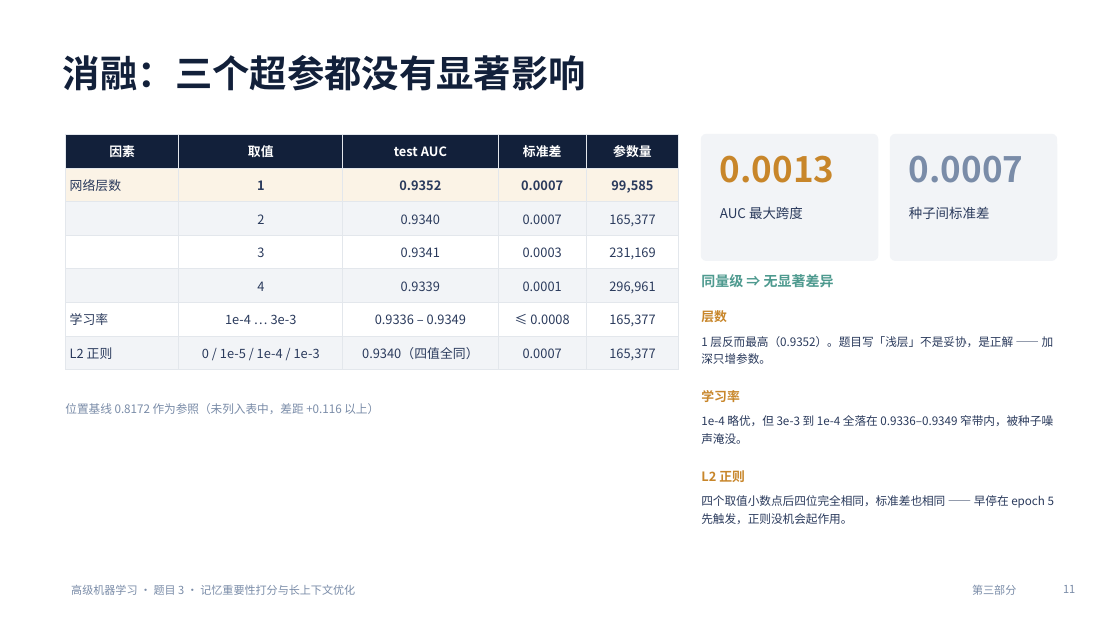
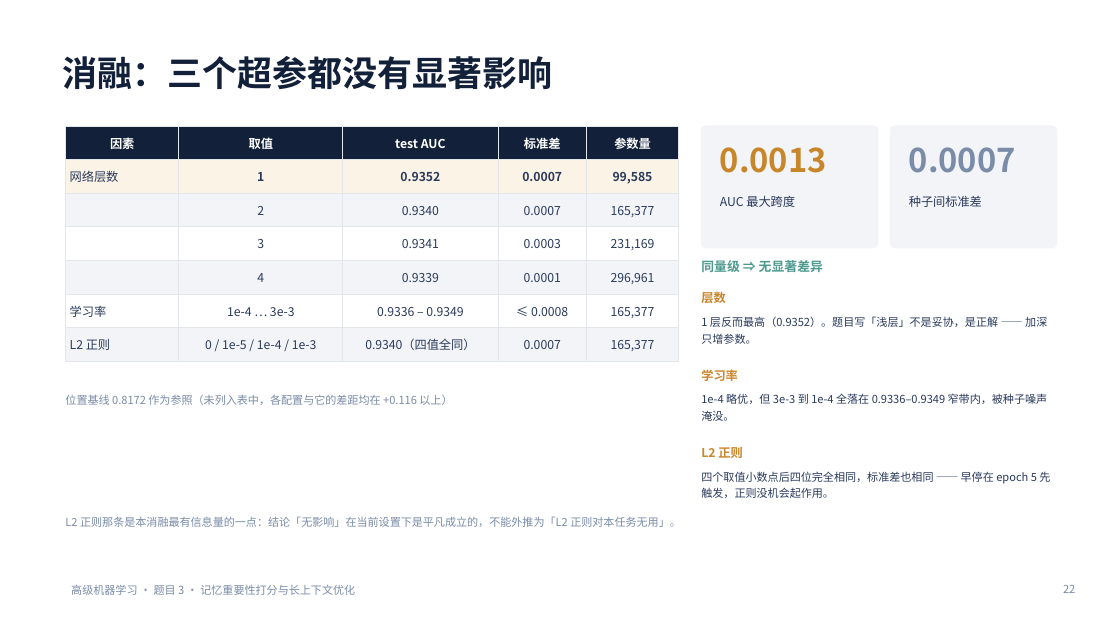
Before and after one commit to MinamiFi/machine_learning_homework, a slide deck: slide 22 of exp/slides/题目三_记忆打分_汇报.pptx (slide 11 before the commit). Drawn at 1120x630 pixels with LibreOffice and Linux fonts; fonts in the diff are those of the drawing. Boxes give left, top, right and bottom in pixels: in the first picture for what was removed or moved away, otherwise in the second. Text is boxed around its words. In the diff, an @@ line names an element or a change of style, - is before the commit and + after.

```diff
--- a/exp/slides/题目三_记忆打分_汇报.pptx
+++ b/exp/slides/题目三_记忆打分_汇报.pptx
@@ title "消融：三个超参都没有显著影响" at (63,56,553,89): size 32 to 30 pt @@
@@ table at (66,126,679,355) @@
@@ size 11 to 10.5 pt @@
@@ rounded rectangle: place and size @@
-rounded rectangle at (702,134,878,260)
+rounded rectangle at (702,126,878,248)
@@ rounded rectangle at (702,126,878,248): proportions changed @@
@@ text "0.0013" at (720,147,827,173): size 30 to 28 pt @@
@@ rounded rectangle at (891,126,1057,248): proportions changed @@
@@ rounded rectangle: place and size @@
-rounded rectangle at (891,134,1057,260)
+rounded rectangle at (891,126,1057,248)
@@ text "0.0007" at (909,147,1016,173): size 30 to 28 pt @@
@@ text "AUC 最大跨度" at (720,195,795,207): size 11.5 to 10.5 pt; line spacing 1.2 to 1.22 @@
@@ 4 texts, 1 table: place and size @@
-4 texts, 1 table at (66,134,1024,364)
+4 texts, 1 table at (66,126,1016,355)
@@ text "种子间标准差" at (909,196,982,207): size 11.5 to 10.5 pt; line spacing 1.2 to 1.22 @@
@@ text "同量级 ⇒ 无显著差异": place and size @@
-text "同量级 ⇒ 无显著差异" at (701,274,834,287)
+text "同量级 ⇒ 无显著差异" at (701,260,823,272)
@@ text "同量级 ⇒ 无显著差异" at (701,260,823,272): size 12 to 11 pt @@
@@ text at (65,395,452,405): text changed; size 10 to 9.5 pt @@
-位置基线 0.8172 作为参照（未列入表中，差距 +0.116 以上）
+位置基线 0.8172 作为参照（未列入表中，各配置与它的差距均在 +0.116 以上）
@@ 4 texts: place and size @@
-4 texts at (701,310,1054,444)
+4 texts at (701,290,1048,421)
@@ size 11 to 10.5 pt in 3 elements at (701,290,725,307), (701,369,738,381), (701,447,742,458) @@
@@ text "L2 正则": place and size @@
-text "L2 正则" at (701,470,745,482)
+text "L2 正则" at (701,447,742,458)
@@ size 10 to 9.5 pt; line spacing 1.25 to 1.24 in 3 elements at (701,316,1047,344), (701,393,1048,421), (701,471,1050,498) @@
@@ text "四个取值小数点后四位完全相同，标准差也相同 —— 早停在 epoch 5 ...": place and size @@
-text "四个取值小数点后四位完全相同，标准差也相同 —— 早停在 epoch 5 ..." at (701,495,1054,524)
+text "四个取值小数点后四位完全相同，标准差也相同 —— 早停在 epoch 5 ..." at (701,471,1050,498)
@@ text added at (65,516,681,527), 9.5 pt, text #7A8CA8 @@
+L2 正则那条是本消融最有信息量的一点：结论「无影响」在当前设置下是平凡成立的，不能外推为「L2 正则对本任务无用」。
@@ text removed at (972,585,1016,595) @@
-第三部分
@@ page number at (1063,585,1075,593): text changed @@
-11
+22
```
Also in this commit, not shown: 13 other slides changed, 21 slides added, 2 slides removed, 7 other files.
